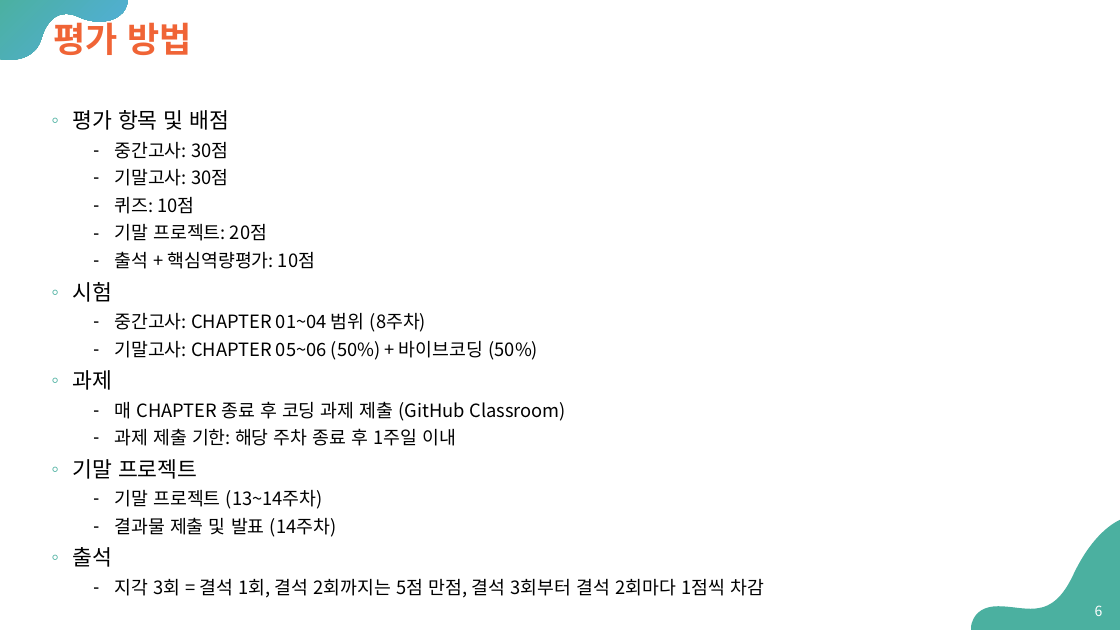
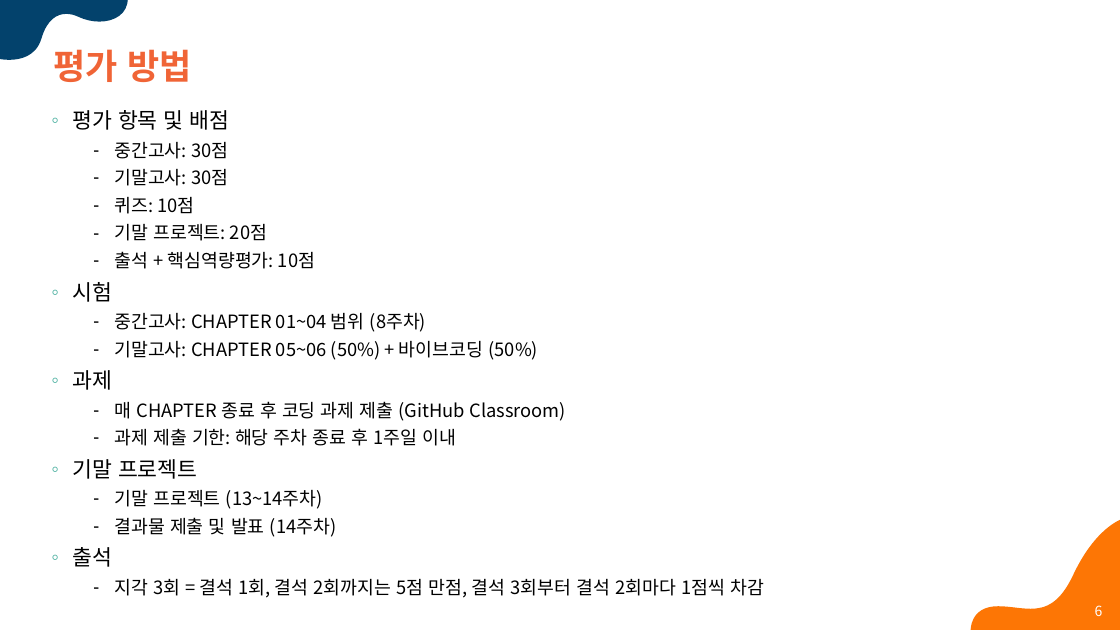
Before and after one commit to Sangdon-Park/Sangdon-Park.github.io, a slide deck: slide 6 of data/인공지능/00-preview.pptx. Drawn at 1120x630 pixels with LibreOffice and Linux fonts; fonts in the diff are those of the drawing; background and template pictures are left out. Boxes give left, top, right and bottom in pixels: in the first picture for what was removed or moved away, otherwise in the second. Text is boxed around its words. In the diff, an @@ line names an element or a change of style, - is before the commit and + after.

```diff
--- a/data/인공지능/00-preview.pptx
+++ b/data/인공지능/00-preview.pptx
@@ freeform shape at (0,0,128,60): fill gradient #4BB0A0 to #52AEE1 to #03426C @@
@@ title "평가 방법" rewrapped from (53,16,191,55) to (53,49,191,82) @@
@@ freeform shape at (970,519,1120,630): fill #4BB0A0 to #FD7605 @@
```
Also in this commit, not shown: 6 other slides changed, 26 other files.
